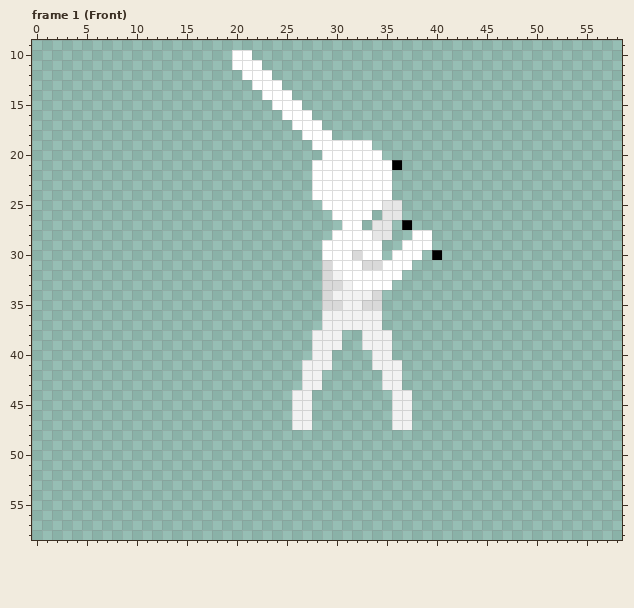
Two states of a pixel-art file, Assets/Art/Characters/Player/Sword_Attack/Player_Sword_Attack_Left.aseprite. The picture above is the old version.
64x64 pixels, 18 frames. Shown: frame 1 (Front): x 0..58, y 9..58. The commit also changed other frames, which this record leaves out.
After the commit:
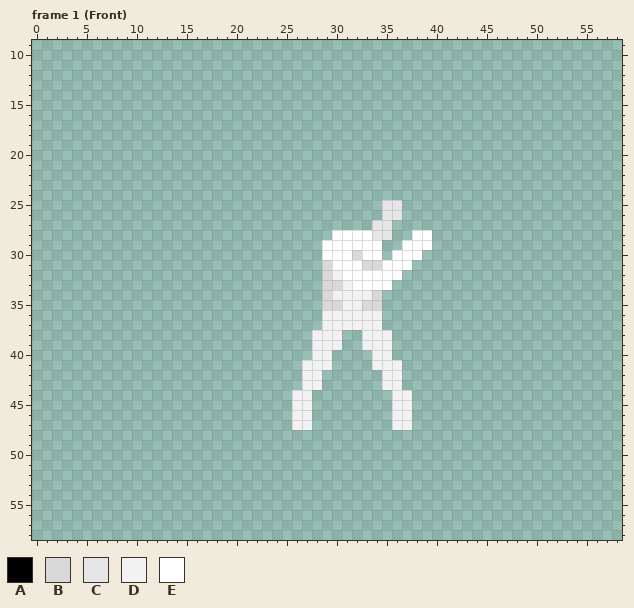
Palette (. is transparent): A #000000  B #d9d9d9  C #e6e6e6  D #f2f2f2  E #ffffff
The edit:
layer "Sword" now hidden
layer "Skin/Head" now hidden
Frame 1 (Front):
The author cleared colour A in row 21 at x 36; in row 27 at x 37; in row 30 at x 40.
The author cleared colour E in row 10 at x 20 to 21; in row 11 at x 20 to 22; in row 12 at x 21 to 23; in row 13 at x 22 to 24; in row 14 at x 23 to 25; in row 15 at x 24 to 26.
The author cleared colour E in row 16 at x 25 to 27; in row 17 at x 26 to 28; in row 18 at x 27 to 29; in row 19 at x 28 to 33; in row 20 at x 29 to 34; in rows 21 to 24 at x 28 to 35.
The author cleared colour E in row 25 at x 29 to 34; in row 26 at x 30 to 33; in row 27 at x 31 to 32.
